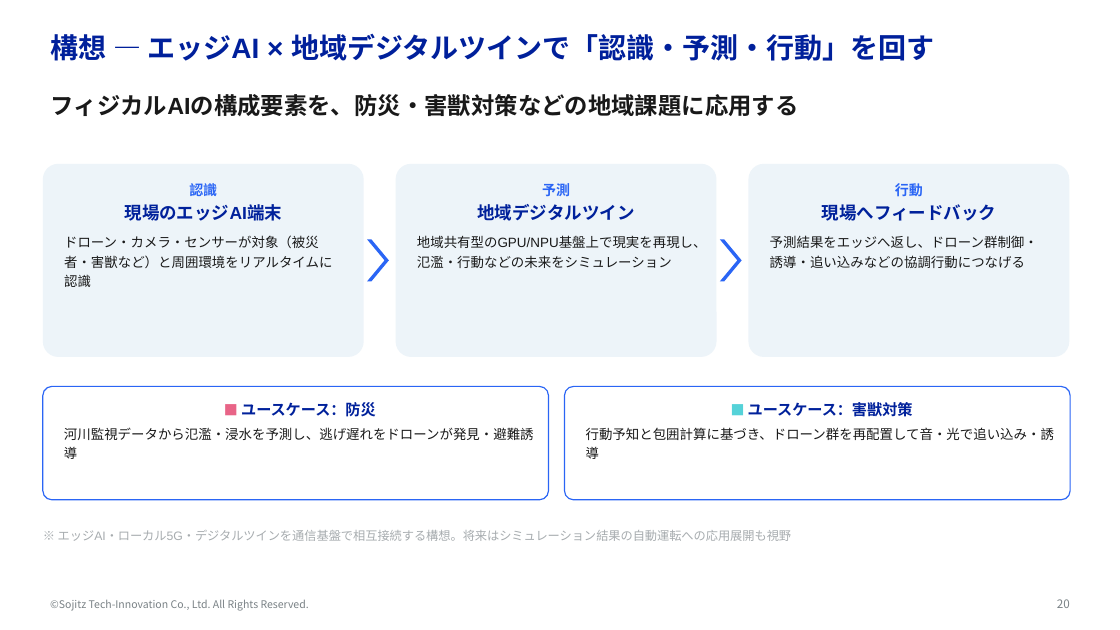
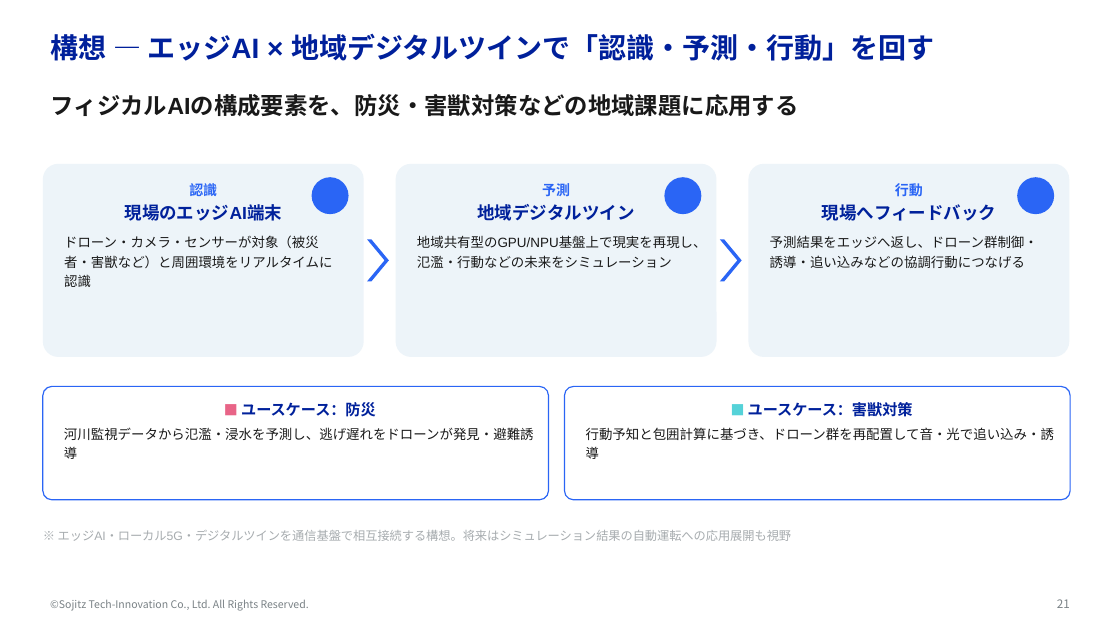
Before and after one commit to yktashiro2/aap, a slide deck: slide 21 of docs/フィジカルAI勉強会.pptx (slide 20 before the commit). Drawn at 1120x630 pixels with LibreOffice and Linux fonts; fonts in the diff are those of the drawing; background and template pictures are left out. Boxes give left, top, right and bottom in pixels: in the first picture for what was removed or moved away, otherwise in the second. Text is boxed around its words. In the diff, an @@ line names an element or a change of style, - is before the commit and + after.

```diff
--- a/docs/フィジカルAI勉強会.pptx
+++ b/docs/フィジカルAI勉強会.pptx
@@ ellipse added at (x1=312, y1=177, x2=349, y2=214), fill #2A65F5 @@
@@ ellipse added at (x1=665, y1=177, x2=702, y2=214), fill #2A65F5 @@
@@ ellipse added at (x1=1017, y1=177, x2=1054, y2=214), fill #2A65F5 @@
@@ page number at (x1=1057, y1=599, x2=1070, y2=608): text changed @@
-20
+21
```
Also in this commit, not shown: 13 other slides changed, 2 slides added.
